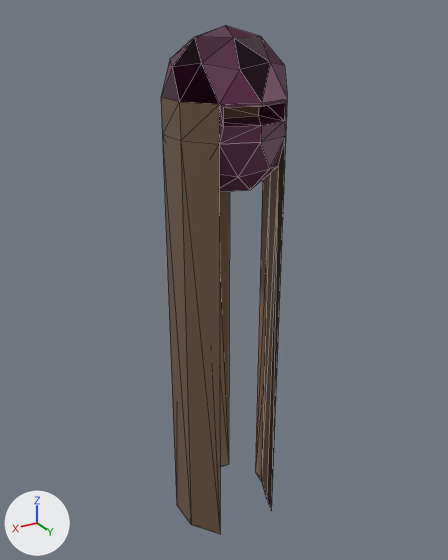
A saved change to the OBJ model 3D data/model obj/starting_base.obj.
Both versions are drawn from a 50 mm camera at (92.4, 153.3, 31.0) aimed at (-0.9, -2.2, -46.8). Lighting does not change. The marker at lower left points along +X, +Y and +Z. Mesh edges are drawn as thin lines. Where no turn or scale is listed for an object, it has been applied to the vertices. Vertices at the same position are counted once.

Names of what the first picture shows: 'Plane.001_Plane.002'.
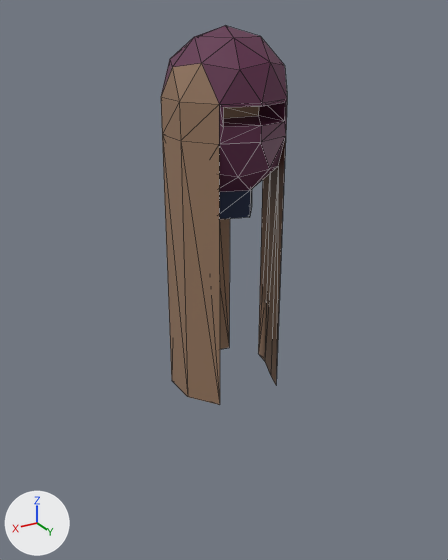
Pixel boxes [x1, y1, x2, y2] of what changed, in the pictures (448 x 560 px; the box of a moved part takes in the faces that stretch with it):
'Plane.001_Plane.002', reshaped (25% shorter)
    before: [161, 26, 287, 534]
    after: [161, 26, 287, 405]
part 1 of me_plane_001_plane_002, moved or reshaped
    before: [162, 135, 286, 534]
    after: [162, 135, 286, 405]
part 2 of me_plane_001_plane_002, recoloured
    both: [161, 63, 219, 104]

The change, as a diff of the scene's bpy script:
```diff
--- a/3D data/model obj/starting_base.obj.py
+++ b/3D data/model obj/starting_base.obj.py
@@ mat_reactor @@
+mat_reactor = principled_material('Reactor')
+mat_reactor.base_color = (0.0, 0.0103, 0.0482)  # dark blue #001a3e
+mat_reactor.roughness = 0.526
@@ me_plane_001_plane_002 @@
 # used by ob_plane_001_plane_002; location = (0.0, 0.0, 0.0)
-me_plane_001_plane_002.from_pydata(...)  # 92 vertices, 155 faces; spans x -17.0..17.0, y -18.0..18.0, z -133.0..28.0
+me_plane_001_plane_002.from_pydata(...)  # 93 vertices, 161 faces; spans x -17.0..17.0, y -18.0..18.0, z -80.0..28.0
+# me_plane_001_plane_002 part 1
+# 15 vertices are removed from x -17.0..17.0, y -18.0..15.0, z -133.0
+# 39 faces are deleted
+# 7 vertices are added at x -16.0..15.0, y -15.0..9.0, z -80.0..-17.0
+# 9 new vertices lie (0.0, 0.0, -80.0) away from vertices in x -17.0..17.0, y -18.0..15.0, z 0.0
+# 30 new faces join them, mat_metalliccadre (brown #96775f)
+# 15 new faces join them, mat_reactor (dark blue #001a3e)
+# me_plane_001_plane_002 part 2: 9 faces spanning x -17.0..17.0, y -18.0..15.0, z 10.0..19.0 switch from mat_hardstructure (dark purple #5e2749) to mat_metalliccadre (brown #96775f)
+# me_plane_001_plane_002 part 3: the surface is now shaded flat
+me_plane_001_plane_002.materials.append(mat_reactor)  # dark blue #001a3e
```
